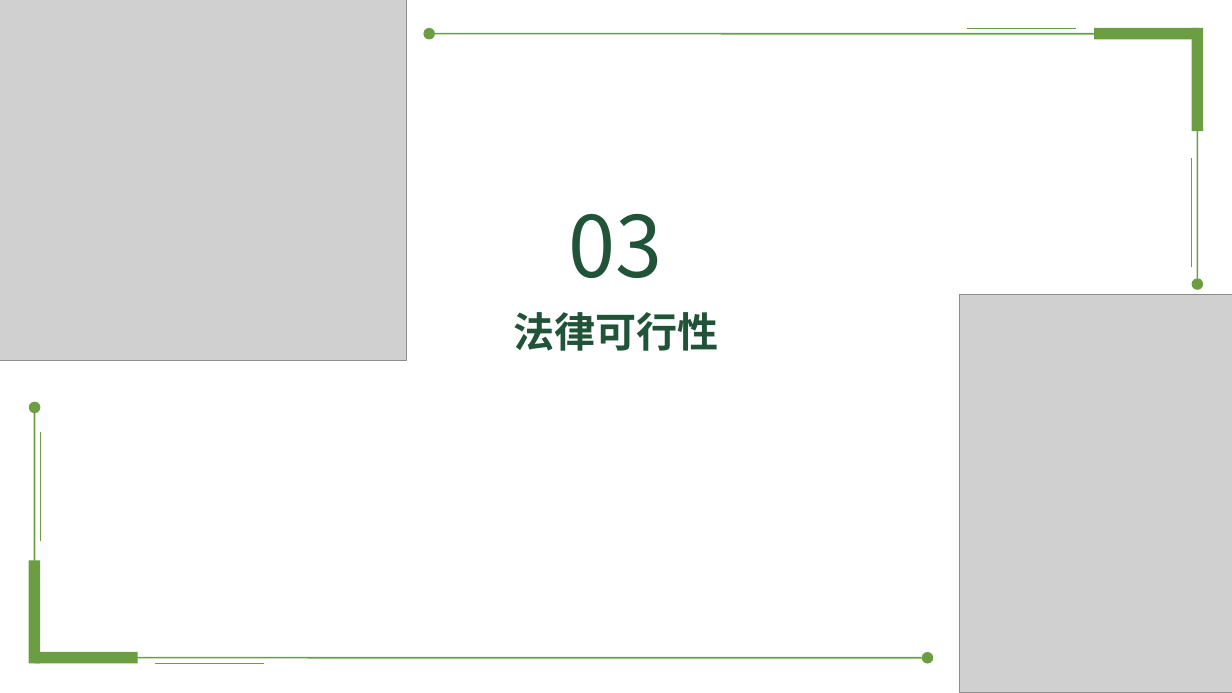
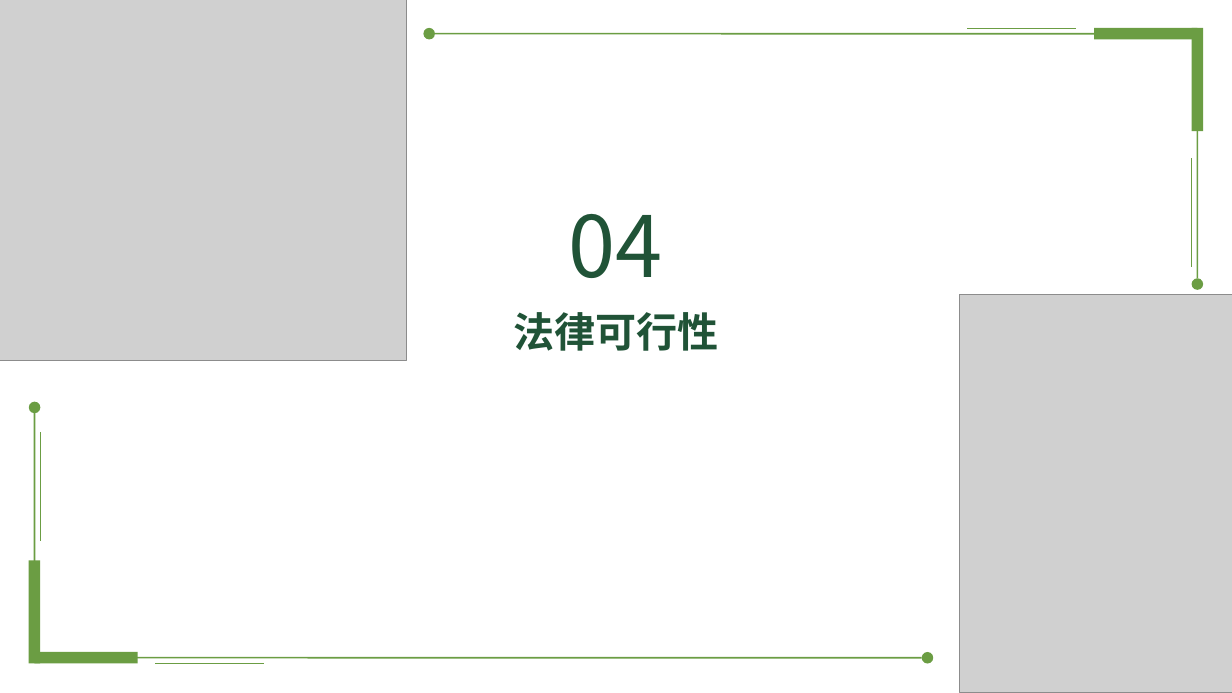
Before and after one commit to lzhokai/-, a slide deck: slide 9 of G13可行性分析报告ppt.pptx (slide 7 before the commit). Drawn at 1232x693 pixels with LibreOffice and Linux fonts; fonts in the diff are those of the drawing; grey boxes stand for pictures; background and template pictures are left out. Boxes give left, top, right and bottom in pixels: in the first picture for what was removed or moved away, otherwise in the second. Text is boxed around its words. In the diff, an @@ line names an element or a change of style, - is before the commit and + after.

```diff
--- a/G13可行性分析报告ppt.pptx
+++ b/G13可行性分析报告ppt.pptx
@@ text at (569,214,663,278): text changed @@
-03
+04
```
Also in this commit, not shown: 6 other slides changed, 2 slides added, 5 other files.
